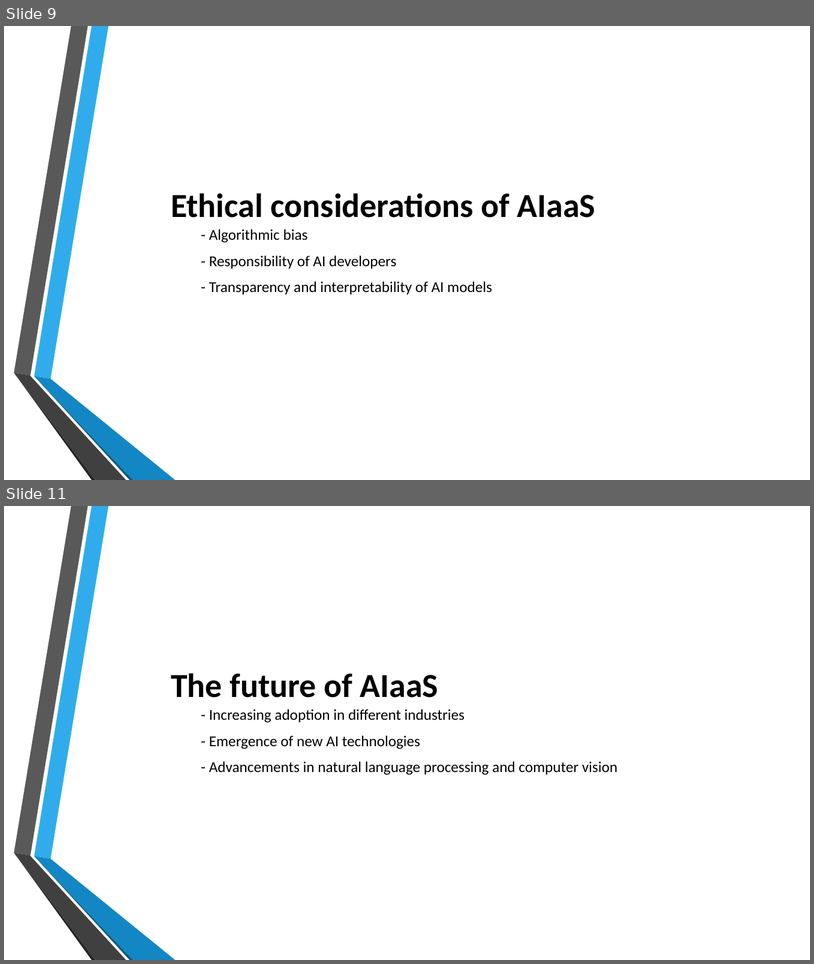
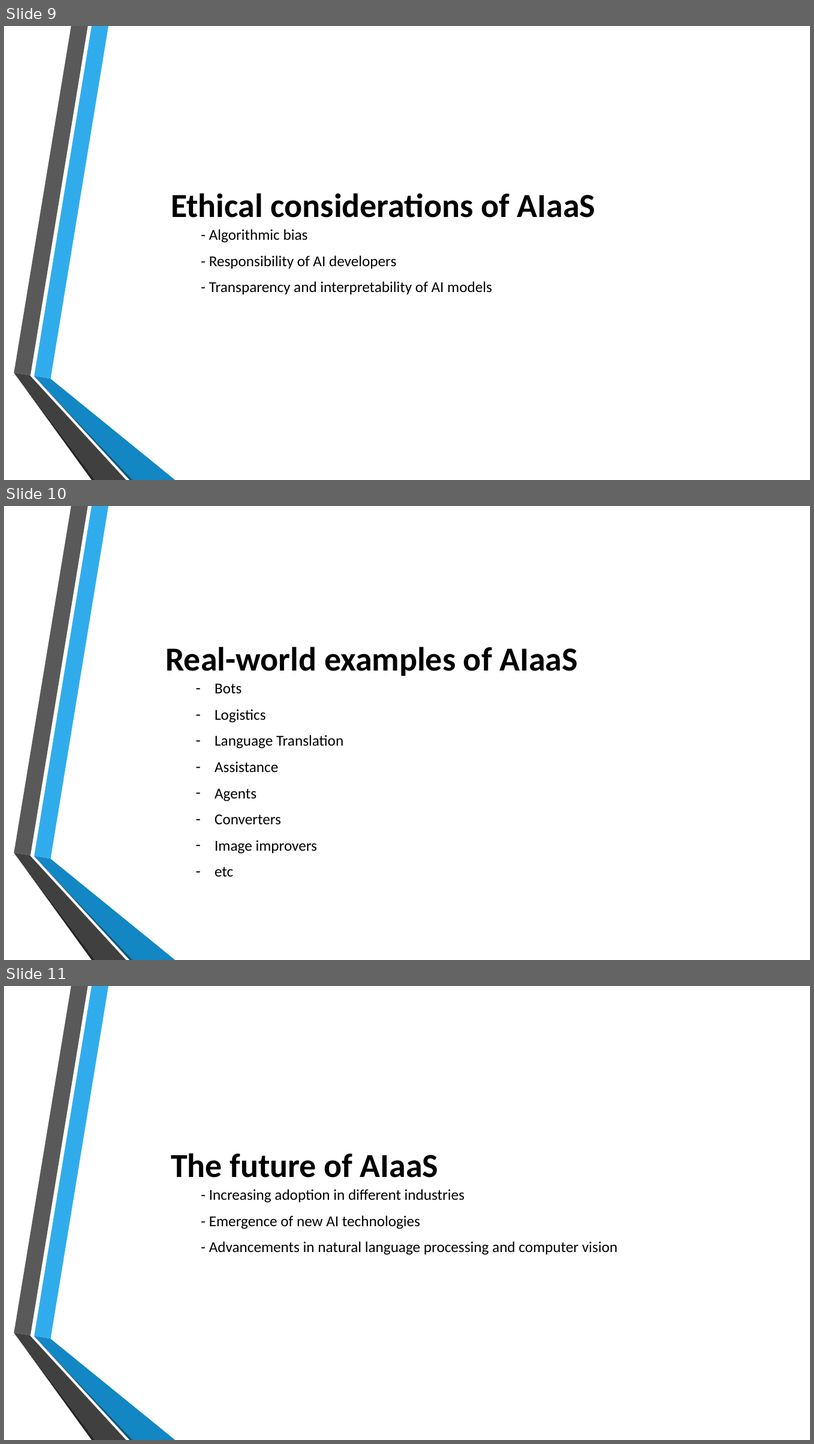
Before and after one commit to SC-One/Simple_AIaaS, a slide deck: Presentation/AIaaS_V3.pptx. Shown one above the other, each under a label of ours: slides 9 and 11 before the commit, slides 9, 10 and 11 after it; the slides between them are not shown. The pictures are 814x964 and 814x1444 pixels, drawn with LibreOffice and Linux fonts; fonts in the diff are those of the drawing; background and template pictures are left out. Boxes give left, top, right and bottom in pixels: in the first picture for what was removed or moved away, otherwise in the second. Text is boxed around its words. In the diff, an @@ line names an element or a change of style, - is before the commit and + after.

```diff
--- a/Presentation/AIaaS_V3.pptx
+++ b/Presentation/AIaaS_V3.pptx
@@ slide 10 added at [4, 506, 810, 960], background picture (left out); not listed: 6 template elements that a slide beside it also shows @@
@@ text added at [165, 646, 578, 876], 18 pt, text #000000 @@
+Real-world examples of AIaaS
+  – Bots
+  – Logistics
+  – Language Translation
+  – Assistance
+  – Agents
+  – Converters
+  – Image improvers
+  – etc
```
Also in this commit, not shown: 6 slides changed, 1 slide removed.
